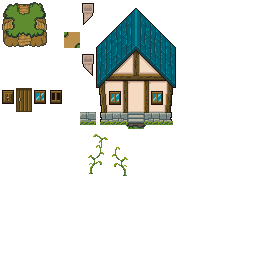
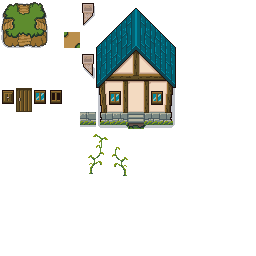
Layered file, before and after one edit (256x256). Changes by layer:
added layer "Livello 3" (25%) above "Livello 2" over (x1=1, y1=3, x2=175, y2=128)
